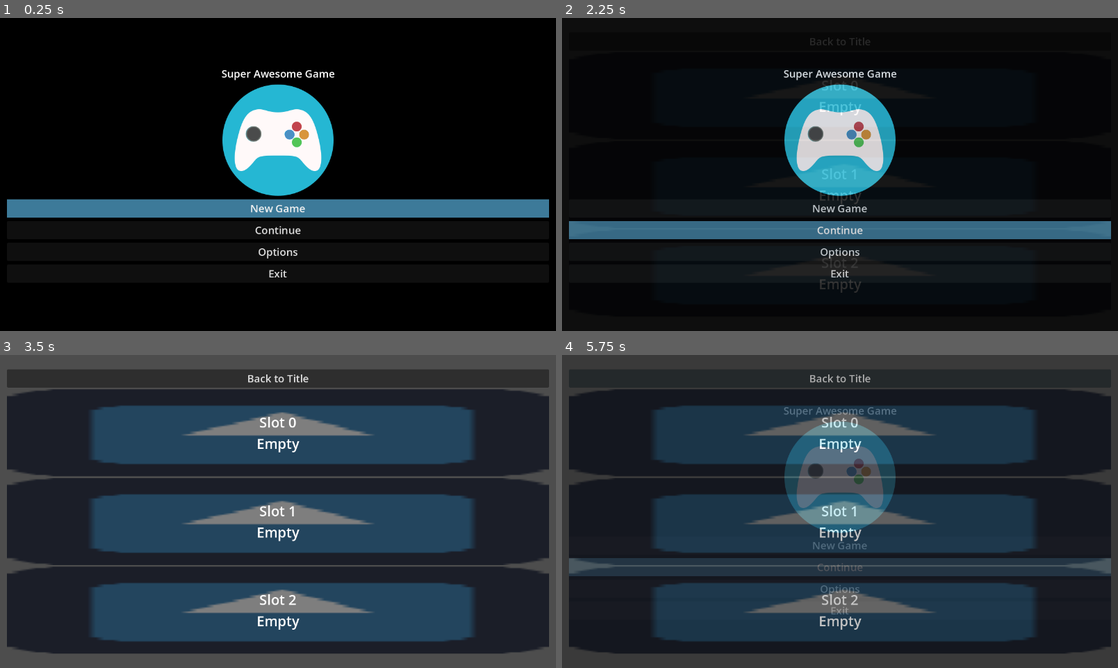
Above: before the commit, frames 1-4 (two rows, left to right).
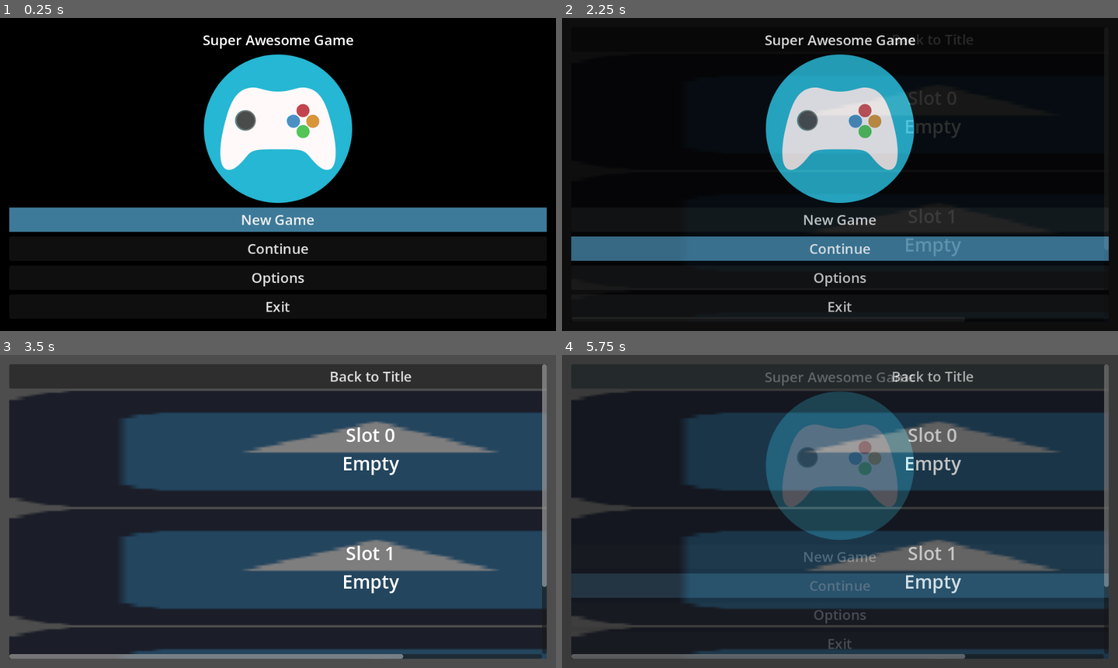
Above: after the commit, the same moments.

Repository: deengames-prototypes/roguelike-base
Game: Godot game, scene res://contexts/pregame/scenes/GameLoaderScene.tscn
The game is run twice, just before and just after one commit, with the same random seed, the same clock (stepped at 60 frames per second) and the same inputs. The engine's default icon, where the game draws it, is replaced by a stand-in: a white triangle on a blue panel in a dark square.
Inputs:
- Up to frame 1 (0.25 s): no input
- Up to frame 2 (2.25 s): click "New Game" at 0.5 s; click "New Game" at 1.25 s; click "Continue" at 2 s
- Up to frame 3 (3.5 s): tap Enter at 2.75 s
- Up to frame 4 (5.75 s): tap Space at 3.5 s; click "Back to Title" at 4.25 s; click "Continue" at 5 s

The runs differ from the first frame. In frame 1, 16% of the frame differs, in the area x 1-99%, y 5-94%; in frame 2, 21%; in frame 3, 50%; in frame 4, 51%, in the area x 1-99%, y 3-98%.

Commit message:
540p, new name, resize loading scene.

Diff:
--- a/source/contexts/pregame/scenes/GameLoaderScene.tscn
+++ b/source/contexts/pregame/scenes/GameLoaderScene.tscn
@@ -16,6 +16,8 @@
 layout_mode = 0
 anchor_right = 1.0
 anchor_bottom = 1.0
+offset_right = -320.0
+offset_bottom = -180.0
 theme_override_constants/margin_left = 32
 theme_override_constants/margin_top = 32
 theme_override_constants/margin_right = 32
--- a/source/project.godot
+++ b/source/project.godot
@@ -10,7 +10,7 @@
 
 [application]
 
-config/name="Turbo"
+config/name="The Best Roguelike Ever"
 run/main_scene="res://contexts/pregame/scenes/GameLoaderScene.tscn"
 config/features=PackedStringArray("4.3")
 config/icon="res://icon.png"
@@ -23,8 +23,8 @@
 
 [display]
 
-window/size/viewport_width=1280
-window/size/viewport_height=720
+window/size/viewport_width=960
+window/size/viewport_height=540
 window/stretch/mode="viewport"
 
 [editor_plugins]
Not shown, changed: source/assets/fonts/OpenSans-SemiBold.ttf.import
